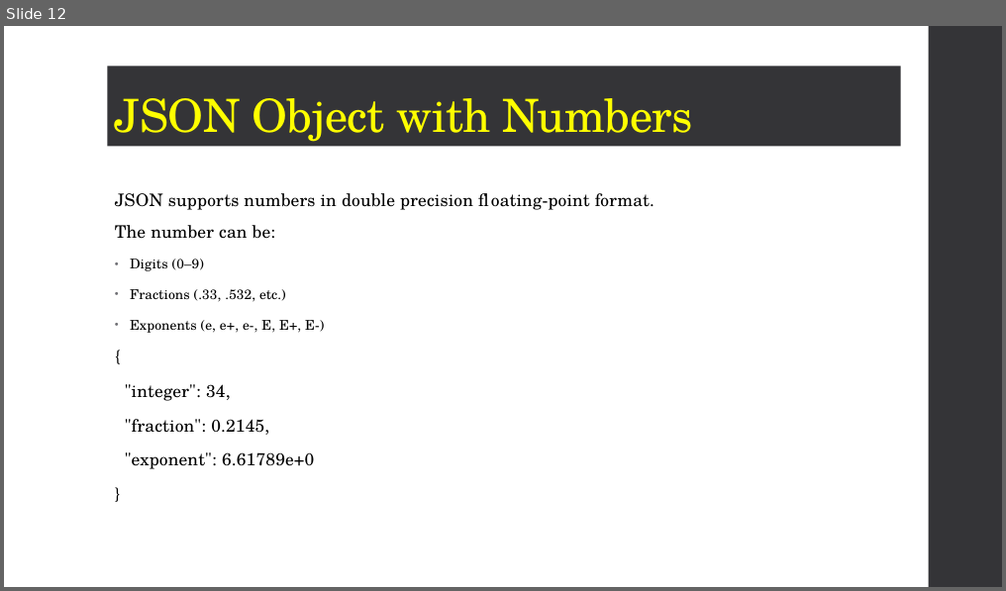
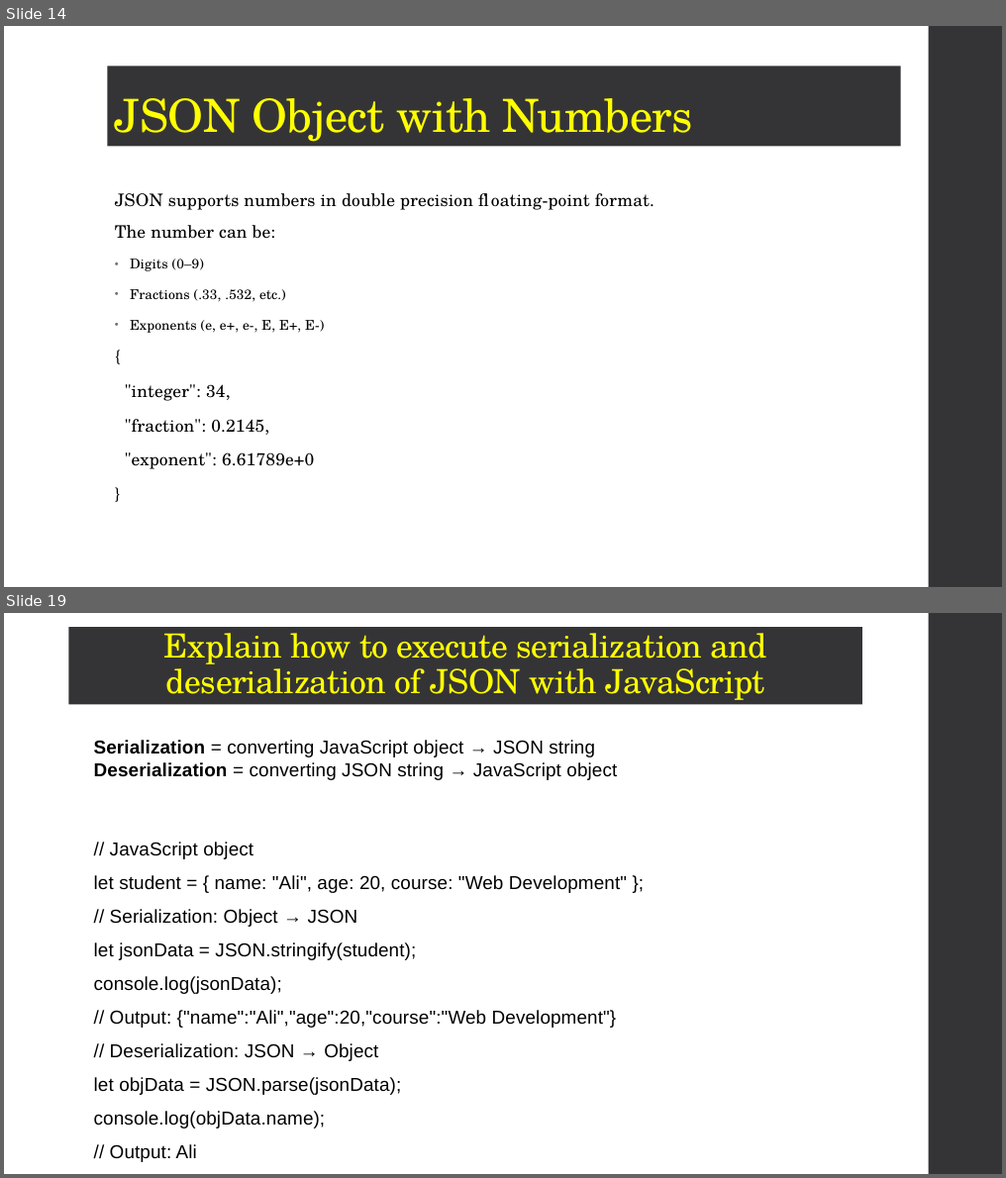
Before and after one commit to tubahoorain/notes, a slide deck: JSON.pptx. Shown one above the other, each under a label of ours: slide 12 before the commit, slides 14 and 19 after it; the slides between them are not shown. The pictures are 1006x591 and 1006x1178 pixels, drawn with LibreOffice and Linux fonts; fonts in the diff are those of the drawing. Boxes give left, top, right and bottom in pixels: in the first picture for what was removed or moved away, otherwise in the second. Text is boxed around its words. In the diff, an @@ line names an element or a change of style, - is before the commit and + after.

```diff
--- a/JSON.pptx
+++ b/JSON.pptx
@@ slide 19 added at [4,613,1002,1174], background #FFFFFF; not listed: 1 template element that a slide beside it also shows @@
@@ title added at [69,627,862,705], fill #353537, 32 pt, text #FFFF00 @@
+Explain how to execute serialization and deserialization of JSON with JavaScript
@@ text added at [94,740,627,1162], 18 pt, text #000000 @@
+Serialization = converting JavaScript object → JSON string
+Deserialization = converting JSON string → JavaScript object
+// JavaScript object
+let student = { name: "Ali", age: 20, course: "Web Development" };
+// Serialization: Object → JSON
+let jsonData = JSON.stringify(student);
+console.log(jsonData);
+// Output: {"name":"Ali","age":20,"course":"Web Development"}
+// Deserialization: JSON → Object
+let objData = JSON.parse(jsonData);
+console.log(objData.name);
+// Output: Ali
@@ what was slide 12 is now slide 14 @@
```
Also in this commit, not shown: 1 slide changed, 6 other slides added.
